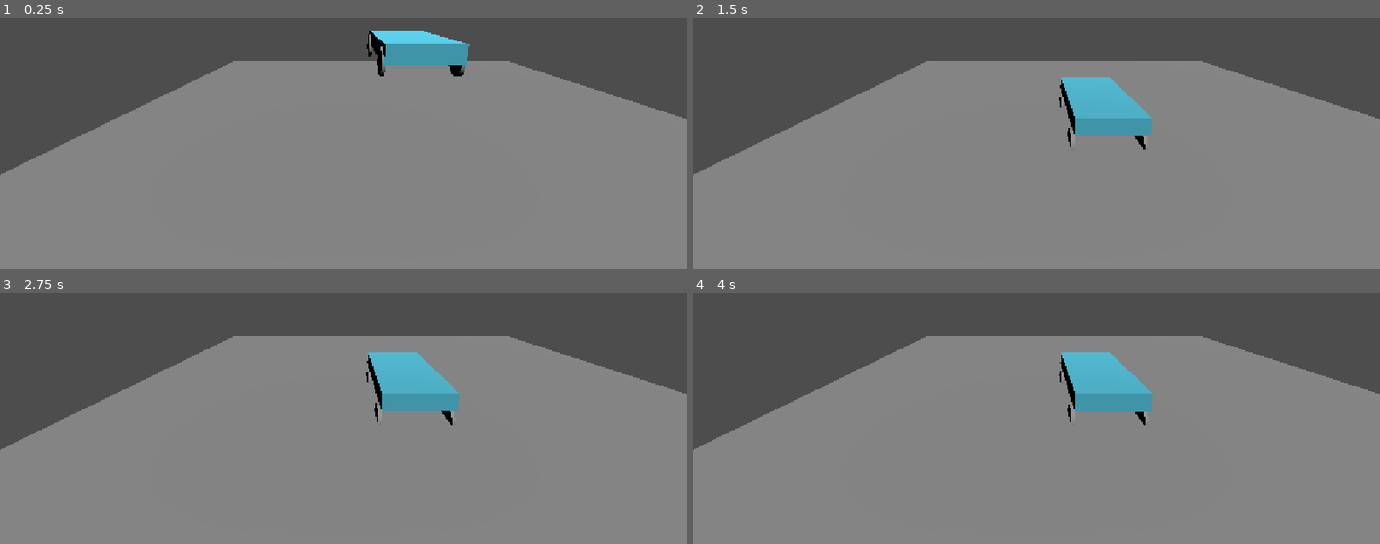
Above: before the commit, frames 1-4 (two rows, left to right).
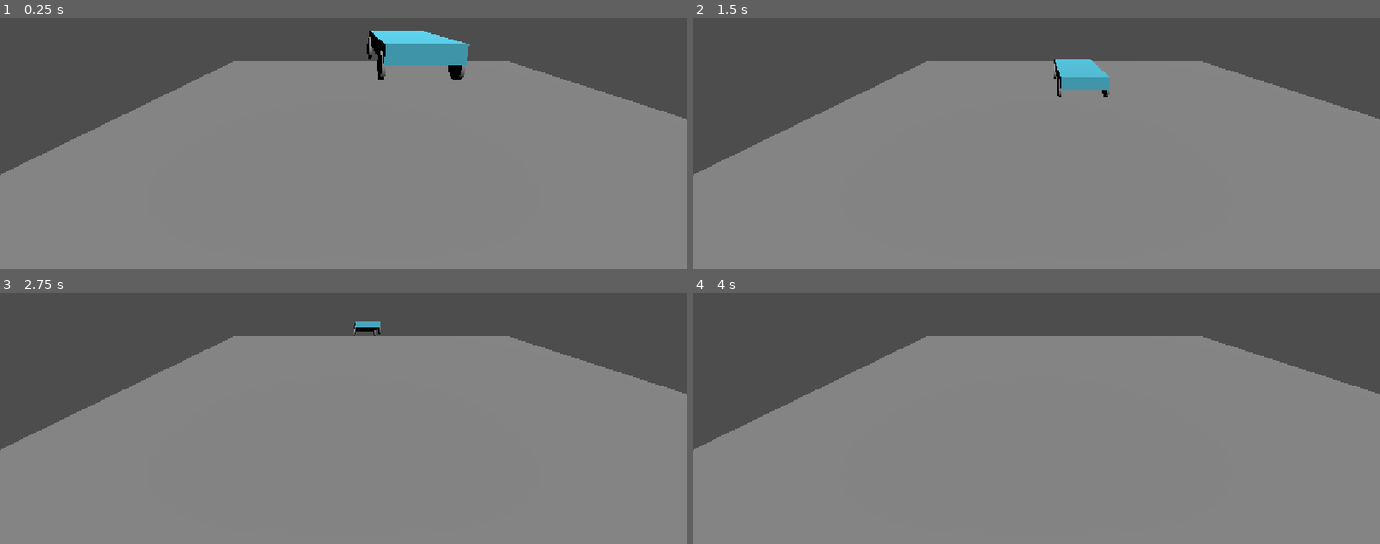
Above: after the commit, the same moments.

Repository: makiladamsuka/Racing
Game: Godot game, scene res://world.tscn
The game is run twice, just before and just after one commit, with the same random seed, the same clock (stepped at 60 frames per second) and the same inputs.
Inputs:
- Up to frame 1 (0.25 s): no input
- Up to frame 2 (1.5 s): hold W (acc, bound only after the commit) 0.53-1.28 s; tap S (decc, bound only after the commit) at 0.8, 1.35 s
- Up to frame 3 (2.75 s): tap W (acc, bound only after the commit) at 1.55 s; hold W (acc, bound only after the commit) from 2.03 s (still down); tap S (decc, bound only after the commit) at 2.3 s
- Up to frame 4 (4 s): release W (acc, bound only after the commit) at 2.78 s; tap S (decc, bound only after the commit) at 2.85, 3.8 s; tap W (acc, bound only after the commit) at 3.05 s; tap Enter at 3.5 s; hold W (acc, bound only after the commit) from 3.53 s (still down)

The runs differ from the first frame. In frame 1, 0.1% of the frame differs, in the area x 53-68%, y 6-25%; in frame 2, 3.0%, in the area x 52-67%, y 16-53%; in frame 3, 2.6%; in frame 4, 2.5%.

Commit message:
Fix wheel suspension and floor collision
Co-authored-by: Copilot <223556219+Copilot@users.noreply.github.com>

Diff:
--- a/RayCast_Wheel.gd
+++ b/RayCast_Wheel.gd
@@ -1,11 +1,9 @@
-extends MeshInstance3D
+extends RayCast3D
 
-
-# Called when the node enters the scene tree for the first time.
-func _ready() -> void:
-	pass # Replace with function body.
-
-
-# Called every frame. 'delta' is the elapsed time since the previous frame.
-func _process(delta: float) -> void:
-	pass
+class_name RayCastWheel
+@export var spring_strength := 100.0
+@export var spring_damping := 3
+@export var rest_dist := 1
+@export var over_extend := 0.0
+@export var wheel_radius = 0.4
+@onready var wheel: Node3D = get_child(0)
--- a/car.gd
+++ b/car.gd
@@ -1,44 +1,62 @@
 extends RigidBody3D
 
-@export var wheels: Array[RayCast3D]
-@export var spring_strength := 100.0
-@export var spring_damping := 2.0
-@export var rest_dist := 1
+@export var wheels: Array[RayCastWheel]
+@export var wheel_acceleration := 10.0
 
-var wheel_radius = 0.4
+var motor_input := 0.0
 
-
+func _unhandled_input(event: InputEvent) -> void:
+	if event.is_action_pressed("acc"):
+		motor_input = 1.0
+	elif event.is_action_released("acc"):
+		motor_input = 0.0
+	elif event.is_action_pressed("decc"):
+		motor_input = -1.0
+	elif event.is_action_released("decc"):
+		motor_input = 0.0
 
 func _physics_process(delta: float) -> void:
 	for wheel in wheels:
 		_do_single_wheel_suspension(wheel)
+		_do_single_wheel_accelaration(wheel)
 
 
 func _get_point_velocity(point: Vector3) -> Vector3:
 	return linear_velocity + angular_velocity.cross(point - global_position)
-func _do_single_wheel_suspension(suspension_ray: RayCast3D) -> void:
-	if suspension_ray.is_colliding():
-		suspension_ray.target_position.y = -(rest_dist +wheel_radius)
-		var contact := suspension_ray.get_collision_point()
-		var springup_dir := suspension_ray.global_transform.basis.y
-		var spring_length := suspension_ray.global_position.distance_to(contact)
-		var offset := rest_dist - spring_length
 
-		var wheel_visual := suspension_ray.get_child(0) as Node3D
-		if wheel_visual == null:
-			push_error("Each suspension ray must have a Node3D wheel visual child.")
-			return
+func _do_single_wheel_accelaration(ray: RayCastWheel) -> void:
+	if ray.is_colliding() and motor_input:
+		var forward_dir := -ray.global_transform.basis.z
+		var contact := ray.wheel.global_position
+		var force_vecctor := forward_dir * wheel_acceleration * motor_input
+		var force_pos := contact - global_position
 
-		wheel_visual.position.y = -spring_length
+		apply_force(force_vecctor, force_pos)
 
-		var spring_force := spring_strength * offset
+func _do_single_wheel_suspension(ray: RayCastWheel) -> void:
+	ray.target_position.y = -(ray.rest_dist + ray.wheel_radius)
 
+	var wheel_visual := ray.get_child(0) as Node3D
+	if wheel_visual == null:
+		push_error("Each suspension ray must have a Node3D wheel visual child.")
+		return
 
+	if ray.is_colliding():
+		var contact := ray.get_collision_point()
+		var springup_dir := ray.global_transform.basis.y
+		var spring_length := ray.global_position.distance_to(contact)
+		var offset := ray.rest_dist - spring_length
+
+		wheel_visual.position.y = -spring_length + ray.wheel_radius
+
+		var spring_force := ray.spring_strength * offset
 		var world_vel := _get_point_velocity(contact)
 		var relative_vel := springup_dir.dot(world_vel)
-		var spring_damping_force := spring_force * relative_vel
+		var spring_damping_force := ray.spring_damping * relative_vel
 
-
+		contact = ray.wheel.global_position
 		var force_vector := springup_dir * (spring_force - spring_damping_force)
 		var force_pos_offset := contact - global_position
 		apply_force(force_vector, force_pos_offset)
+	else:
+		wheel_visual.position.y = -ray.rest_dist + ray.wheel_radius
--- a/project.godot
+++ b/project.godot
@@ -24,6 +24,19 @@
 
 enabled=PackedStringArray("res://addons/csg_terrain/plugin.cfg")
 
+[input]
+
+acc={
+"deadzone": 0.2,
+"events": [Object(InputEventKey,"resource_local_to_scene":false,"resource_name":"","device":-1,"window_id":0,"alt_pressed":false,"shift_pressed":false,"ctrl_pressed":false,"meta_pressed":false,"pressed":false,"keycode":0,"physical_keycode":87,"key_label":0,"unicode":119,"location":0,"echo":false,"script":null)
+]
+}
+decc={
+"deadzone": 0.2,
+"events": [Object(InputEventKey,"resource_local_to_scene":false,"resource_name":"","device":-1,"window_id":0,"alt_pressed":false,"shift_pressed":false,"ctrl_pressed":false,"meta_pressed":false,"pressed":false,"keycode":0,"physical_keycode":83,"key_label":0,"unicode":115,"location":0,"echo":false,"script":null)
+]
+}
+
 [physics]
 
 3d/physics_engine="Jolt Physics"
--- a/world.tscn
+++ b/world.tscn
@@ -1,6 +1,7 @@
 [gd_scene format=3 uid="uid://pga2xq7sgy08"]
 
 [ext_resource type="Script" uid="uid://3s6xoqk6gllo" path="res://car.gd" id="1_f3sb7"]
+[ext_resource type="Script" uid="uid://buvrwj853f3fc" path="res://RayCast_Wheel.gd" id="2_fj7yv"]
 
 [sub_resource type="StandardMaterial3D" id="StandardMaterial3D_gv5m4"]
 albedo_color = Color(0.2904587, 0.71263385, 0.8089106, 1)
@@ -17,10 +18,14 @@
 bottom_radius = 0.4
 height = 0.1
 
+[sub_resource type="BoxShape3D" id="BoxShape3D_track"]
+size = Vector3(20, 0.5, 20)
+
 [node name="World" type="Node3D" unique_id=1858935699]
 
 [node name="Car" type="RigidBody3D" parent="." unique_id=1256901036 node_paths=PackedStringArray("wheels")]
 transform = Transform3D(1, 0, 0, 0, 1, 0, 0, 0, 1, 0, 3.1965451, 0)
+continuous_cd = true
 script = ExtResource("1_f3sb7")
 wheels = [NodePath("Wheelfr"), NodePath("Wheelfl"), NodePath("Wheelbl"), NodePath("Wheelbr")]
 
@@ -32,35 +37,43 @@
 
 [node name="Wheelfr" type="RayCast3D" parent="Car" unique_id=633113053]
 transform = Transform3D(1, 0, 0, 0, 1, 0, 0, 0, 1, -1, 0.22556031, 1.4763503)
+script = ExtResource("2_fj7yv")
 
 [node name="Wheel" type="MeshInstance3D" parent="Car/Wheelfr" unique_id=667189576]
-transform = Transform3D(-4.371139e-08, -1, 0, 1, -4.371139e-08, 0, 0, 0, 1, 0, -0.5, 0)
+transform = Transform3D(-4.371139e-08, -1, 0, 1, -4.371139e-08, 0, 0, 0, 1, 0, 0, 0)
 mesh = SubResource("CylinderMesh_261b6")
 
 [node name="Wheelfl" type="RayCast3D" parent="Car" unique_id=997789695]
 transform = Transform3D(1, 0, 0, 0, 1, 0, 0, 0, 1, 1, 0.22556031, 1.4763503)
+script = ExtResource("2_fj7yv")
 
-[node name="MeshInstance3D" type="MeshInstance3D" parent="Car/Wheelfl" unique_id=1531611815]
-transform = Transform3D(-4.371139e-08, -1, 0, 1, -4.371139e-08, 0, 0, 0, 1, 0, -0.5, 0)
+[node name="Wheel" type="MeshInstance3D" parent="Car/Wheelfl" unique_id=1531611815]
+transform = Transform3D(-4.371139e-08, -1, 0, 1, -4.371139e-08, 0, 0, 0, 1, 0, 0, 0)
 mesh = SubResource("CylinderMesh_261b6")
 
 [node name="Wheelbl" type="RayCast3D" parent="Car" unique_id=377414347]
 transform = Transform3D(1, 0, 0, 0, 1, 0, 0, 0, 1, 1, 0.22556031, -1.5236497)
+script = ExtResource("2_fj7yv")
 
-[node name="MeshInstance3D" type="MeshInstance3D" parent="Car/Wheelbl" unique_id=1462366814]
-transform = Transform3D(-4.371139e-08, -1, 0, 1, -4.371139e-08, 0, 0, 0, 1, 0, -0.5, 0)
+[node name="Wheel" type="MeshInstance3D" parent="Car/Wheelbl" unique_id=1462366814]
+transform = Transform3D(-4.371139e-08, -1, 0, 1, -4.371139e-08, 0, 0, 0, 1, 0, 0, 0)
 mesh = SubResource("CylinderMesh_261b6")
 
 [node name="Wheelbr" type="RayCast3D" parent="Car" unique_id=1348435899]
 transform = Transform3D(1, 0, 0, 0, 1, 0, 0, 0, 1, -1, 0.22556031, -1.5236497)
+script = ExtResource("2_fj7yv")
 
-[node name="MeshInstance3D" type="MeshInstance3D" parent="Car/Wheelbr" unique_id=809334166]
-transform = Transform3D(-4.371139e-08, -1, 0, 1, -4.371139e-08, 0, 0, 0, 1, 0, -0.5, 0)
+[node name="Wheel" type="MeshInstance3D" parent="Car/Wheelbr" unique_id=809334166]
+transform = Transform3D(-4.371139e-08, -1, 0, 1, -4.371139e-08, 0, 0, 0, 1, 0, 0, 0)
 mesh = SubResource("CylinderMesh_261b6")
 
 [node name="Track" type="CSGBox3D" parent="." unique_id=1394067613]
-use_collision = true
 size = Vector3(20, 0.5, 20)
+
+[node name="TrackBody" type="StaticBody3D" parent="." unique_id=1264049340]
+
+[node name="CollisionShape3D" type="CollisionShape3D" parent="TrackBody" unique_id=1492501924]
+shape = SubResource("BoxShape3D_track")
 
 [node name="Camera3D" type="Camera3D" parent="." unique_id=1070874230]
 transform = Transform3D(1, -1.131334e-08, -1.4894255e-09, 1.1313338e-08, 0.9659259, 0.25881907, -1.489429e-09, -0.25881907, 0.9659258, -2, 4, 8)
